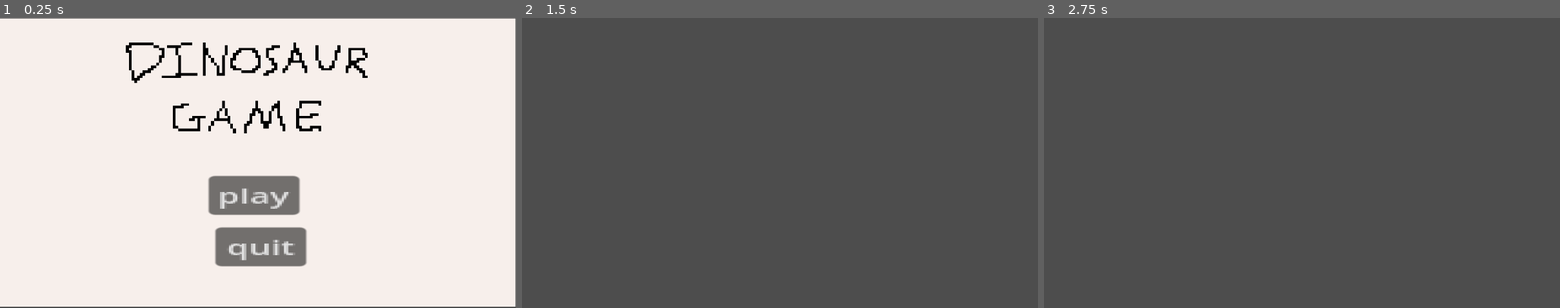
Above: before the commit, frames 1-3 (left to right).
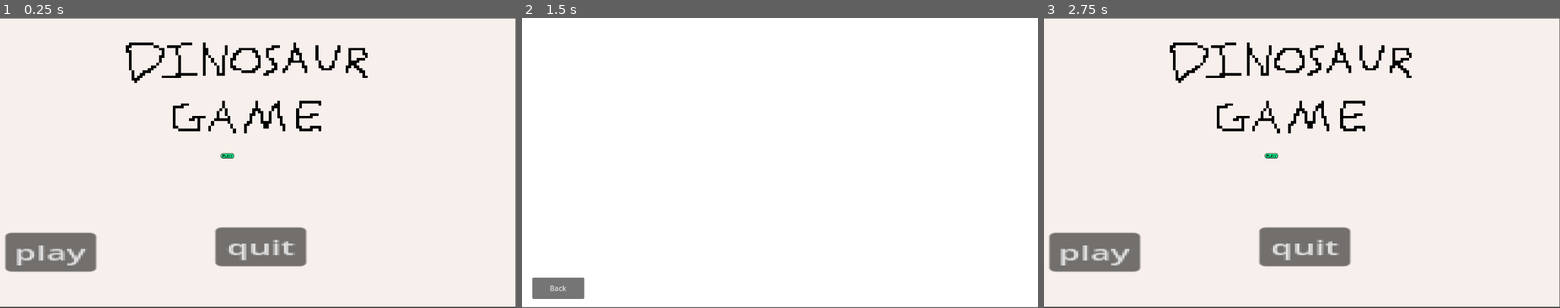
Above: after the commit, the same moments.

Repository: Sam-r-ai/DinosaurGame
Game: Godot game, scene res://Scenes/Screens/main_menu.tscn
Same seed, same stepped clock (60 frames per second), same inputs: the game is played once before the commit and once after it.
Inputs (mouse positions are in pixels of both pictures, inside the frame that each line leads up to):
- Up to frame 1 (0.25 s): no input
- Up to frame 2 (1.5 s): click (805, 177) at 0.52 s; click (573, 252) at 1.25 s, where only the run after the commit has a clickable "play"
- Up to frame 3 (2.75 s): click (1080, 287) at 2 s, where only the run after the commit has a clickable "Back"

The runs differ from the first frame. In frame 1, 4.8% of the frame differs, in the area x 0-59%, y 46-88%; in frame 2, 100%, in the area x 0-100%, y 0-100%; in frame 3, 99%.

Commit message:
all buttons work
buttons switch scenes

Diff:
--- /dev/null
+++ b/Dinosaur Game/Scenes/Screens/back button.gd
@@ -0,0 +1 @@
+extends Button
--- /dev/null
+++ b/Dinosaur Game/Scenes/Screens/level_selector.gd
@@ -0,0 +1,15 @@
+extends Node2D
+
+
+# Called when the node enters the scene tree for the first time.
+func _ready():
+	pass # Replace with function body.
+
+
+# Called every frame. 'delta' is the elapsed time since the previous frame.
+func _process(delta):
+	pass
+
+
+func _on_back_button_pressed():
+	get_tree().change_scene_to_file("res://Scenes/Screens/main_menu.tscn")
--- a/Dinosaur Game/Scenes/Screens/level_selector.tscn
+++ b/Dinosaur Game/Scenes/Screens/level_selector.tscn
@@ -1,3 +1,21 @@
-[gd_scene format=3 uid="uid://0mgrgme2ti7q"]
+[gd_scene load_steps=3 format=3 uid="uid://0mgrgme2ti7q"]
+
+[ext_resource type="Script" path="res://Scenes/Screens/level_selector.gd" id="1_8u1us"]
+[ext_resource type="Script" path="res://Scenes/Screens/back button.gd" id="2_gxg05"]
 
 [node name="level_selector" type="Node2D"]
+script = ExtResource("1_8u1us")
+
+[node name="ColorRect" type="ColorRect" parent="."]
+offset_right = 1153.0
+offset_bottom = 646.0
+
+[node name="back button" type="Button" parent="."]
+offset_left = 23.0
+offset_top = 580.0
+offset_right = 139.0
+offset_bottom = 628.0
+text = "Back"
+script = ExtResource("2_gxg05")
+
+[connection signal="pressed" from="back button" to="." method="_on_back_button_pressed"]
--- a/Dinosaur Game/Scenes/Screens/main_menu.tscn
+++ b/Dinosaur Game/Scenes/Screens/main_menu.tscn
@@ -1,7 +1,8 @@
-[gd_scene load_steps=3 format=3 uid="uid://bnqd21g43fyy0"]
+[gd_scene load_steps=4 format=3 uid="uid://bnqd21g43fyy0"]
 
 [ext_resource type="Script" path="res://Scenes/Screens/main_menu.gd" id="1_ebw68"]
-[ext_resource type="Texture2D" uid="uid://d72kg2dwqm3b" path="res://dinosaurgamelogo.png" id="2_e8os3"]
+[ext_resource type="Texture2D" uid="uid://d72kg2dwqm3b" path="res://Graphics Assets/dinosaurgamelogo.png" id="2_e8os3"]
+[ext_resource type="Texture2D" uid="uid://7l1w5p87y84u" path="res://Graphics Assets/play button.png" id="3_en27i"]
 
 [node name="MainMenu" type="Node2D"]
 script = ExtResource("1_ebw68")
@@ -15,10 +16,10 @@
 metadata/_edit_lock_ = true
 
 [node name="play button" type="Button" parent="."]
-offset_left = 466.0
-offset_top = 353.0
-offset_right = 507.0
-offset_bottom = 384.0
+offset_left = 12.0
+offset_top = 480.0
+offset_right = 53.0
+offset_bottom = 511.0
 scale = Vector2(4.94186, 2.79847)
 text = "play"
 
@@ -35,5 +36,12 @@
 scale = Vector2(6.13, 5.64)
 texture = ExtResource("2_e8os3")
 
+[node name="TextureButton" type="TextureButton" parent="."]
+offset_left = 461.0
+offset_top = 292.0
+offset_right = 797.0
+offset_bottom = 419.0
+texture_normal = ExtResource("3_en27i")
+
 [connection signal="pressed" from="play button" to="." method="_on_play_button_pressed"]
 [connection signal="pressed" from="quit button" to="." method="_on_quit_button_pressed"]
Renamed: Dinosaur Game/dinosaurgamelogo.png -> Dinosaur Game/Graphics Assets/dinosaurgamelogo.png
Binary file added: Dinosaur Game/Graphics Assets/play button.png
